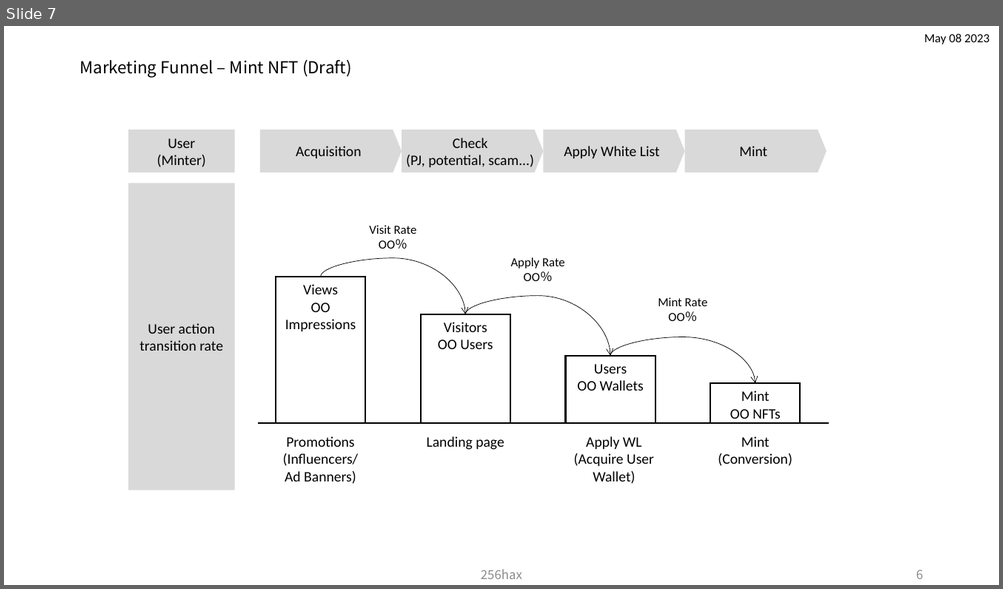
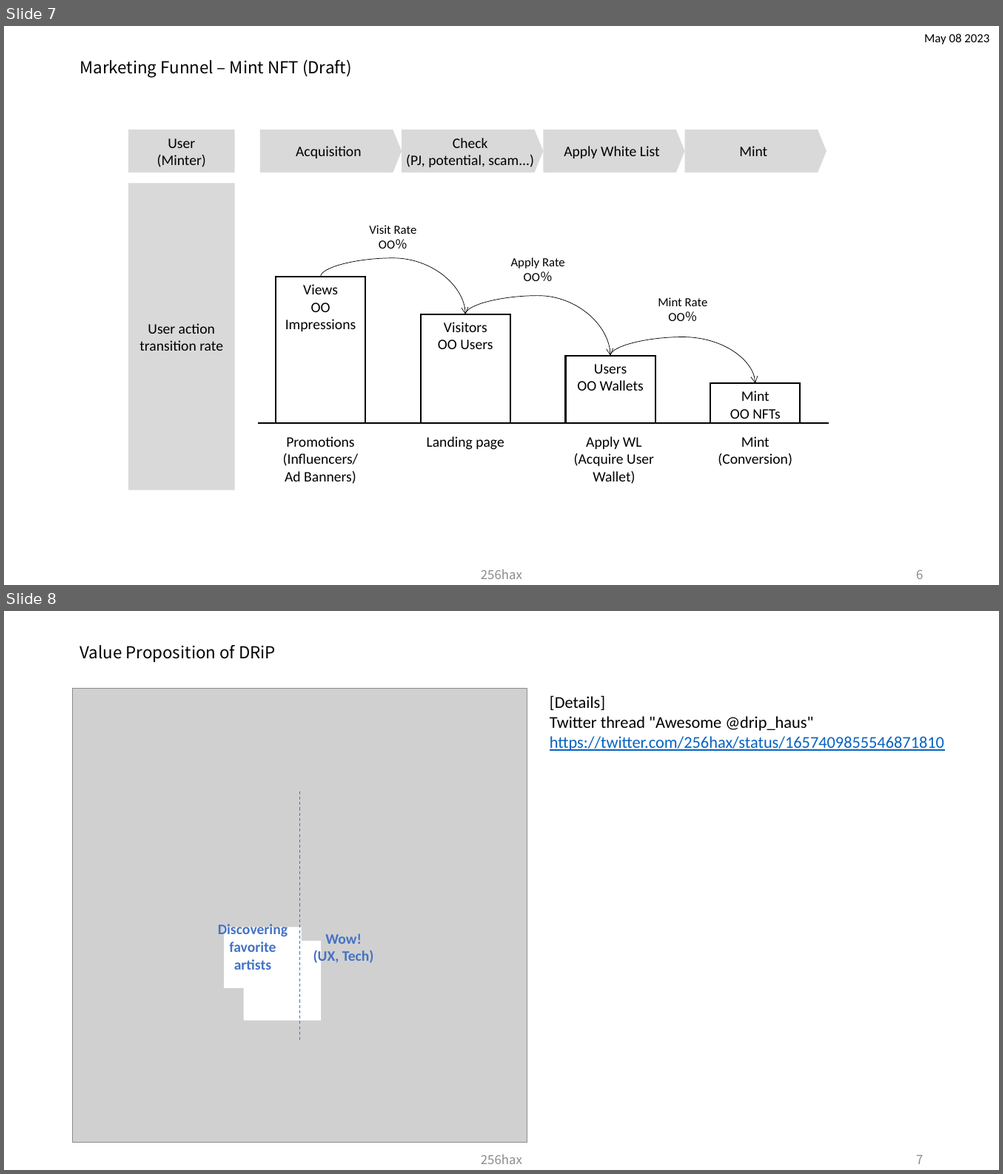
Before and after one commit to 256hax/solana-anchor-react-minimal-example, a slide deck: docs/Solana_Blockchain_Outline_Figure.pptx. Shown one above the other, each under a label of ours: slide 7 before the commit, slides 7 and 8 after it. The pictures are 1003x589 and 1003x1174 pixels, drawn with LibreOffice and Linux fonts; fonts in the diff are those of the drawing; grey boxes stand for pictures. Boxes give left, top, right and bottom in pixels: in the first picture for what was removed or moved away, otherwise in the second. Text is boxed around its words. In the diff, an @@ line names an element or a change of style, - is before the commit and + after.

Commit message:
docs: add Value Proposition of DRiP

```diff
--- a/docs/Solana_Blockchain_Outline_Figure.pptx
+++ b/docs/Solana_Blockchain_Outline_Figure.pptx
@@ slide 8 added at (4,611,999,1170), background #FFFFFF @@
@@ title added at (79,645,276,662), 16 pt, text #000000 @@
+Value Proposition of DRiP
@@ text added at (549,695,944,751), 16 pt, text #0563C1, underline @@
+[Details]
+Twitter thread "Awesome @drip_haus"
+https://twitter.com/256hax/status/1657409855546871810
@@ group added at (73,689,527,1143): 2 texts, 1 picture, 1 freeform shape, 1 line @@
+Discovering
+favorite
+artists
+Wow!
+(UX, Tech)
@@ text added at (481,1155,522,1165), 12 pt, text #8C8C8C @@
+256hax
@@ page number added at (916,1156,922,1165), 12 pt, text #8C8C8C @@
+7
```
Also in this commit, not shown: 2 slides changed.
